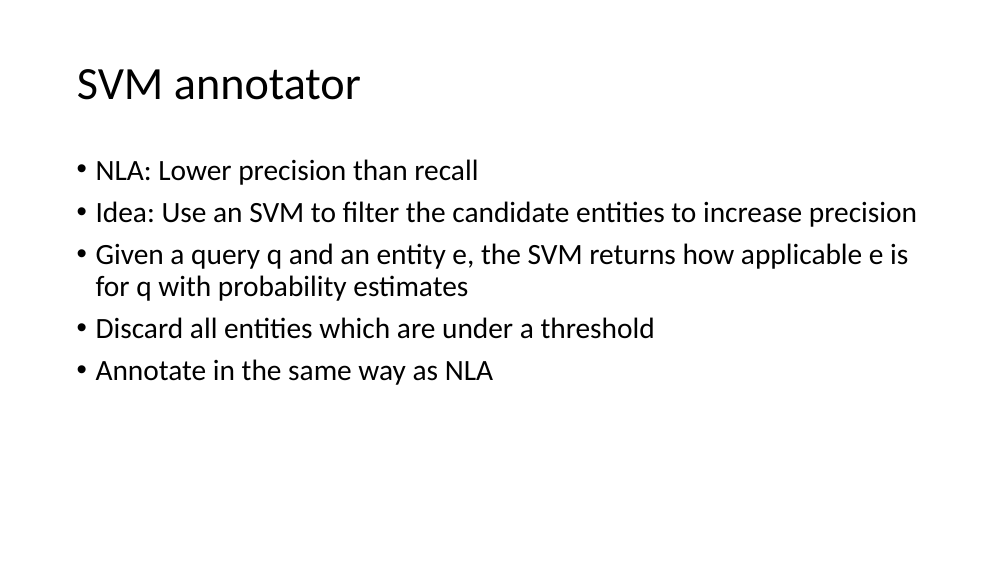
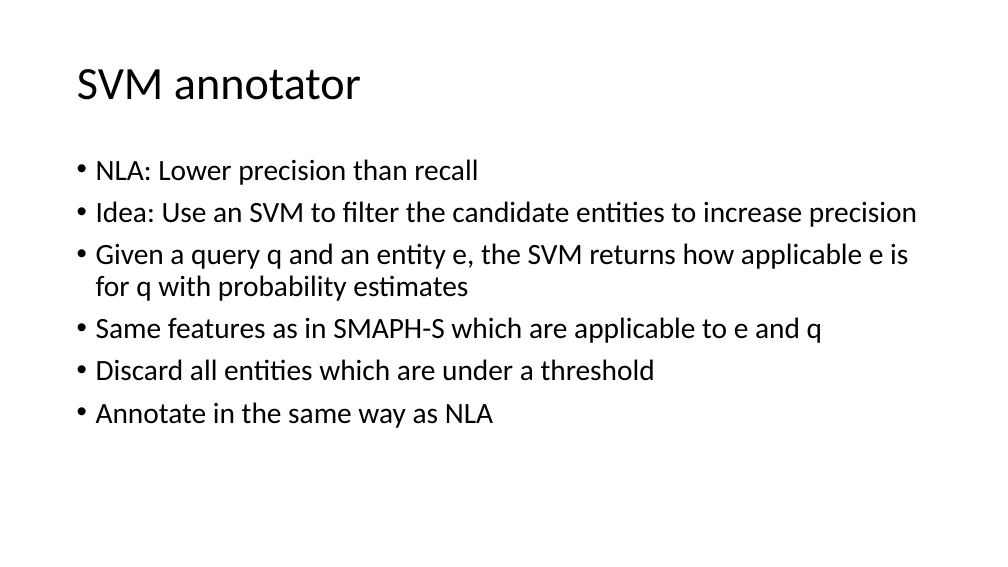
Before and after one commit to spurra/query-annotator-stub, a slide deck: slide 6 of Presentation.ppt. Drawn at 1008x567 pixels with LibreOffice and Linux fonts; fonts in the diff are those of the drawing. Boxes give left, top, right and bottom in pixels: in the first picture for what was removed or moved away, otherwise in the second. Text is boxed around its words. In the diff, an @@ line names an element or a change of style, - is before the commit and + after.

Commit message:
Modified presentation

```diff
--- a/Presentation.ppt
+++ b/Presentation.ppt
@@ text at (96,317,822,343): paragraph added @@
+• Same features as in SMAPH-S which are applicable to e and q
```
